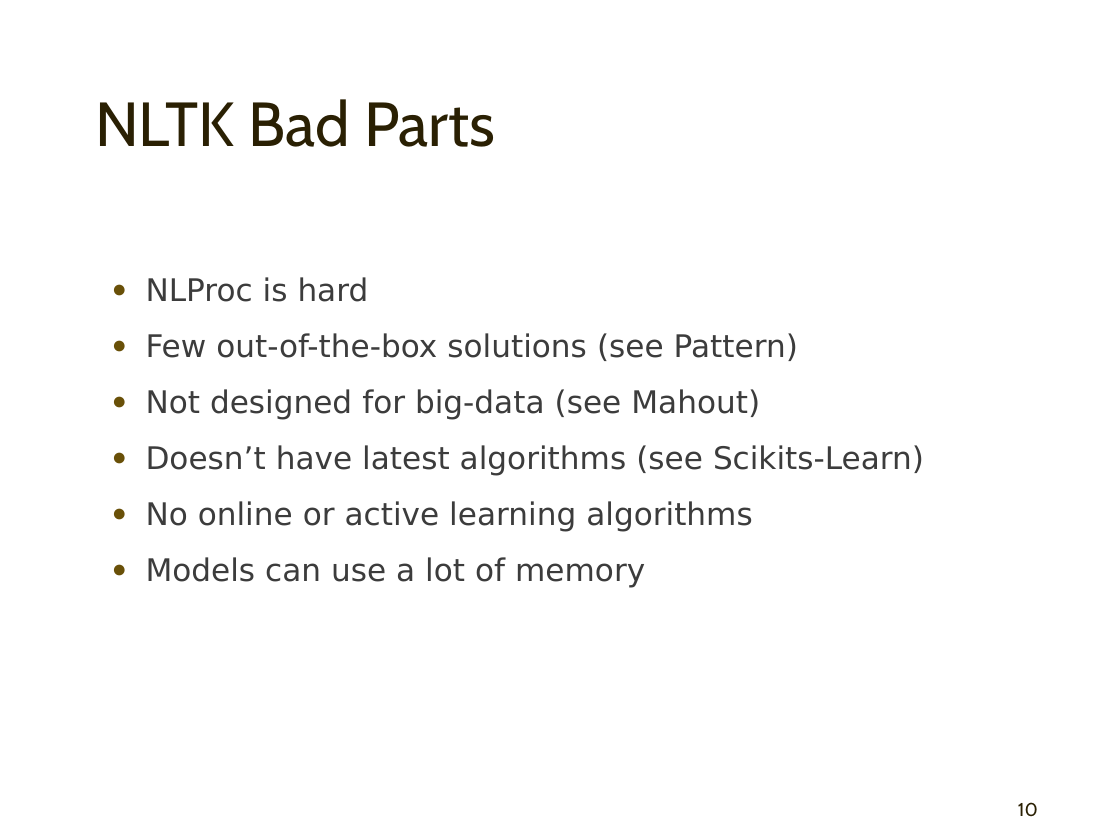
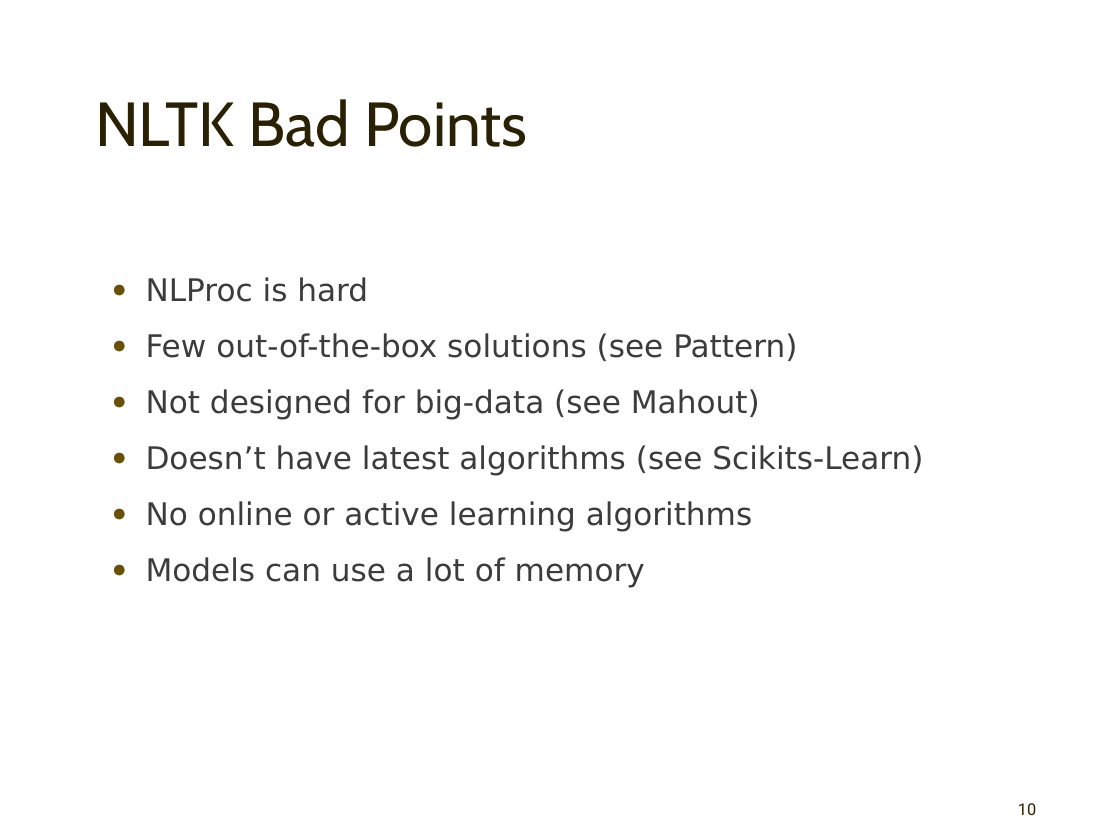
Before and after one commit to mahozad/presentations, a slide deck: slide 10 of nltk.pptx. Drawn at 1120x840 pixels with LibreOffice and Linux fonts; fonts in the diff are those of the drawing. Boxes give left, top, right and bottom in pixels: in the first picture for what was removed or moved away, otherwise in the second. Text is boxed around its words. In the diff, an @@ line names an element or a change of style, - is before the commit and + after.

```diff
--- a/nltk.pptx
+++ b/nltk.pptx
@@ title at (95,99,527,147): text changed @@
-NLTK Bad Parts
+NLTK Bad Points
@@ page number at (1018,803,1036,815): size 12 to 10.5 pt, font Cabin to Roboto @@
```
Also in this commit, not shown: 13 other slides changed, 2 slides added, 1 slide removed.
